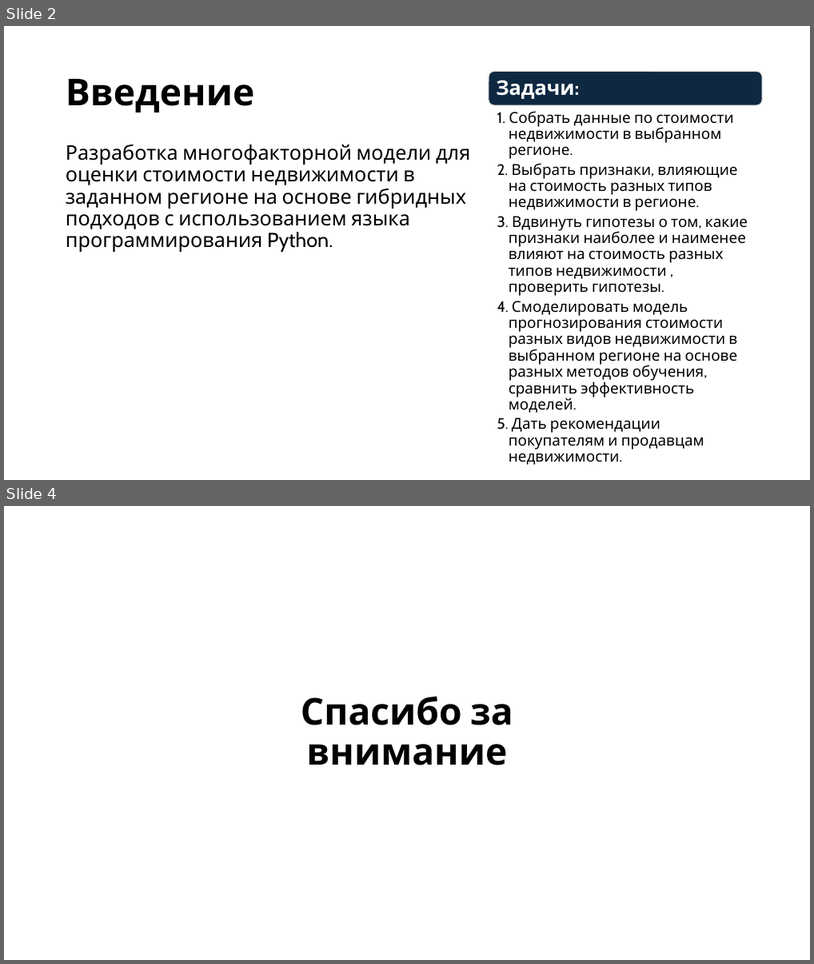
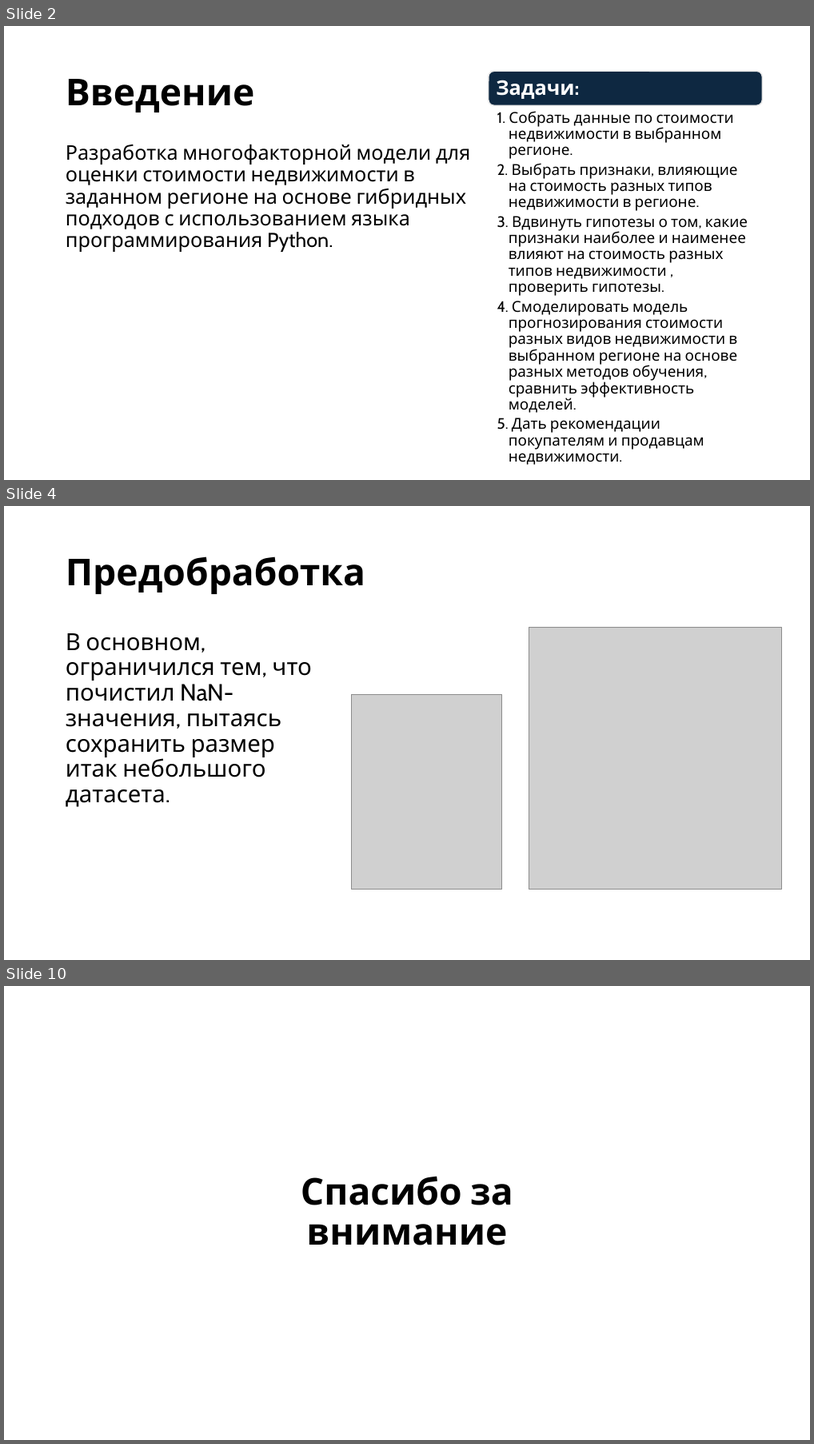
Before and after one commit to kuznetsovgg/predictive, a slide deck: presentations/Кузнецов DevOps24-2м - Предиктивная АБД 3.pptx. Shown one above the other, each under a label of ours: slides 2 and 4 before the commit, slides 2, 4 and 10 after it; the slides between them are not shown. The pictures are 814x964 and 814x1444 pixels, drawn with LibreOffice and Linux fonts; fonts in the diff are those of the drawing; grey boxes stand for pictures. Boxes give left, top, right and bottom in pixels: in the first picture for what was removed or moved away, otherwise in the second. Text is boxed around its words. In the diff, an @@ line names an element or a change of style, - is before the commit and + after.

```diff
--- a/presentations/Кузнецов DevOps24-2м - Предиктивная АБД 3.pptx
+++ b/presentations/Кузнецов DevOps24-2м - Предиктивная АБД 3.pptx
@@ slide 4 added at bbox=[4, 506, 810, 960], background #FFFFFF @@
@@ title added at bbox=[66, 556, 366, 594], 44 pt, text #000000, bold @@
+Предобработка
@@ text added at bbox=[66, 633, 312, 807], 28 pt, text #000000 @@
+В основном, ограничился тем, что почистил NaN-значения, пытаясь сохранить размер итак небольшого датасета.
@@ picture added at bbox=[529, 627, 782, 889] @@
@@ picture added at bbox=[352, 694, 502, 889] @@
@@ what was slide 4 is now slide 10 @@
```
Also in this commit, not shown: 6 other slides added, 1 slide removed, 2 other files.
